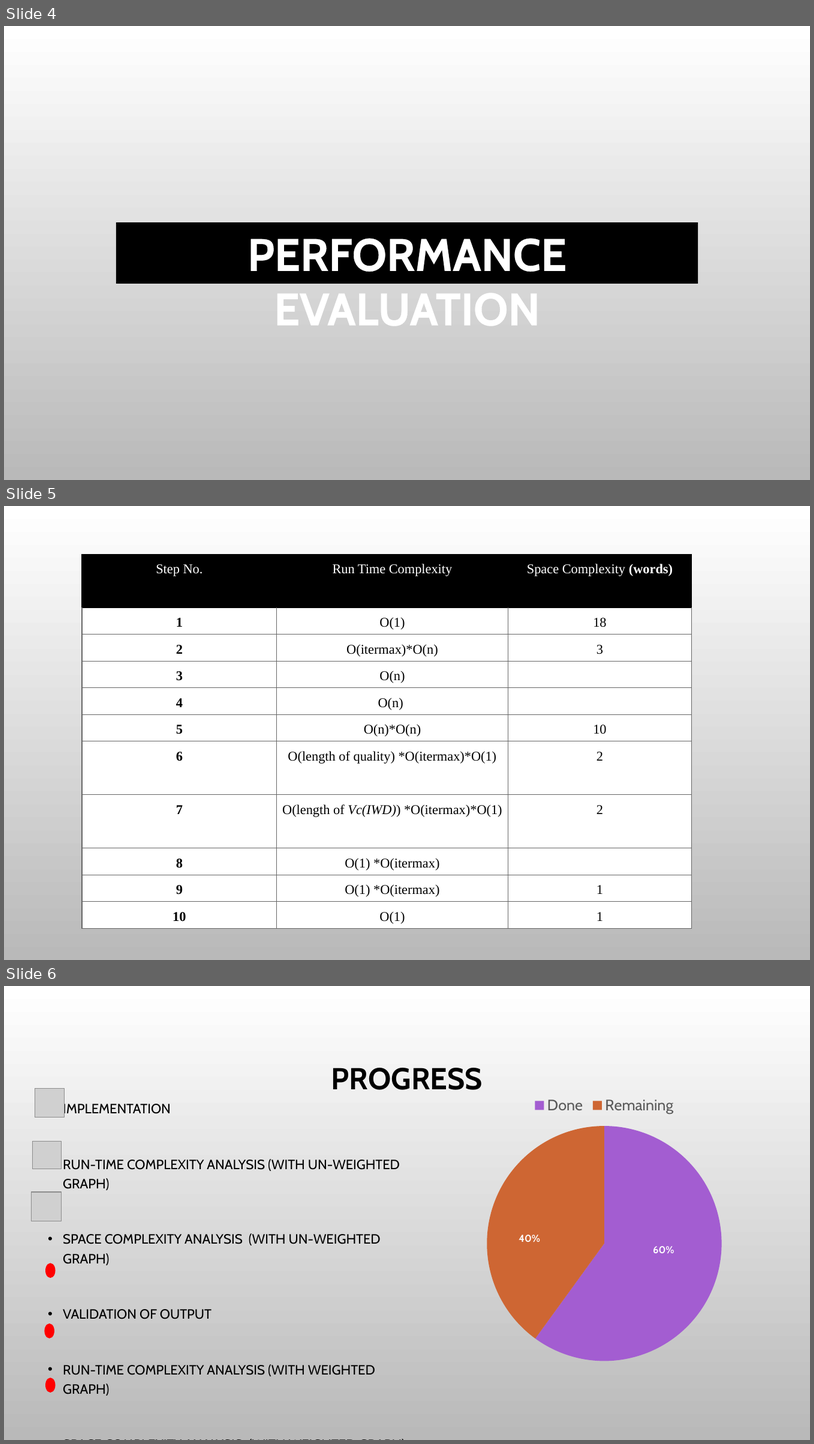
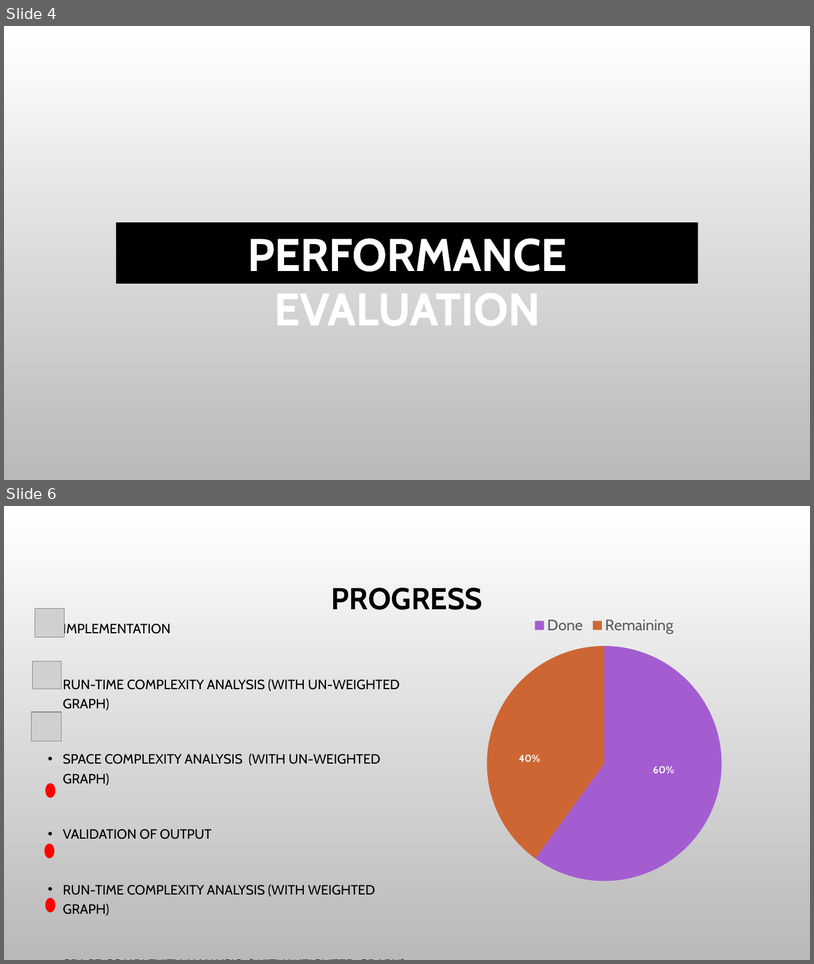
Before and after one commit to IqraSiddiqui/Portfolio, a slide deck: Documentation/Interim Demo.pptx. Shown one above the other, each under a label of ours: slides 4, 5 and 6 before the commit, slides 4 and 6 after it; the slides between them are not shown. The pictures are 814x1444 and 814x964 pixels, drawn with LibreOffice and Linux fonts; fonts in the diff are those of the drawing; grey boxes stand for pictures; background and template pictures are left out. Boxes give left, top, right and bottom in pixels: in the first picture for what was removed or moved away, otherwise in the second. Text is boxed around its words. In the diff, an @@ line names an element or a change of style, - is before the commit and + after.

```diff
--- a/Documentation/Interim Demo.pptx
+++ b/Documentation/Interim Demo.pptx
@@ slide 5 removed at bbox=[4, 506, 810, 960], background picture (left out) @@
@@ table removed at bbox=[82, 555, 692, 928], 11 rows, 3 columns @@
-Step No. | Run Time Complexity | Space Complexity (words)
-1 | O(1) | 18
-2 | O(itermax)*O(n) | 3
-3 | O(n) | 
-4 | O(n) | 
-5 | O(n)*O(n) | 10
-6 | O(length of quality) *O(itermax)*O(1) | 2
-7 | O(length of Vc(IWD)) *O(itermax)*O(1) | 2
-8 | O(1) *O(itermax) | 
-9 | O(1) *O(itermax) | 1
-10 | O(1) | 1
```
Also in this commit, not shown: 1 slide added.
